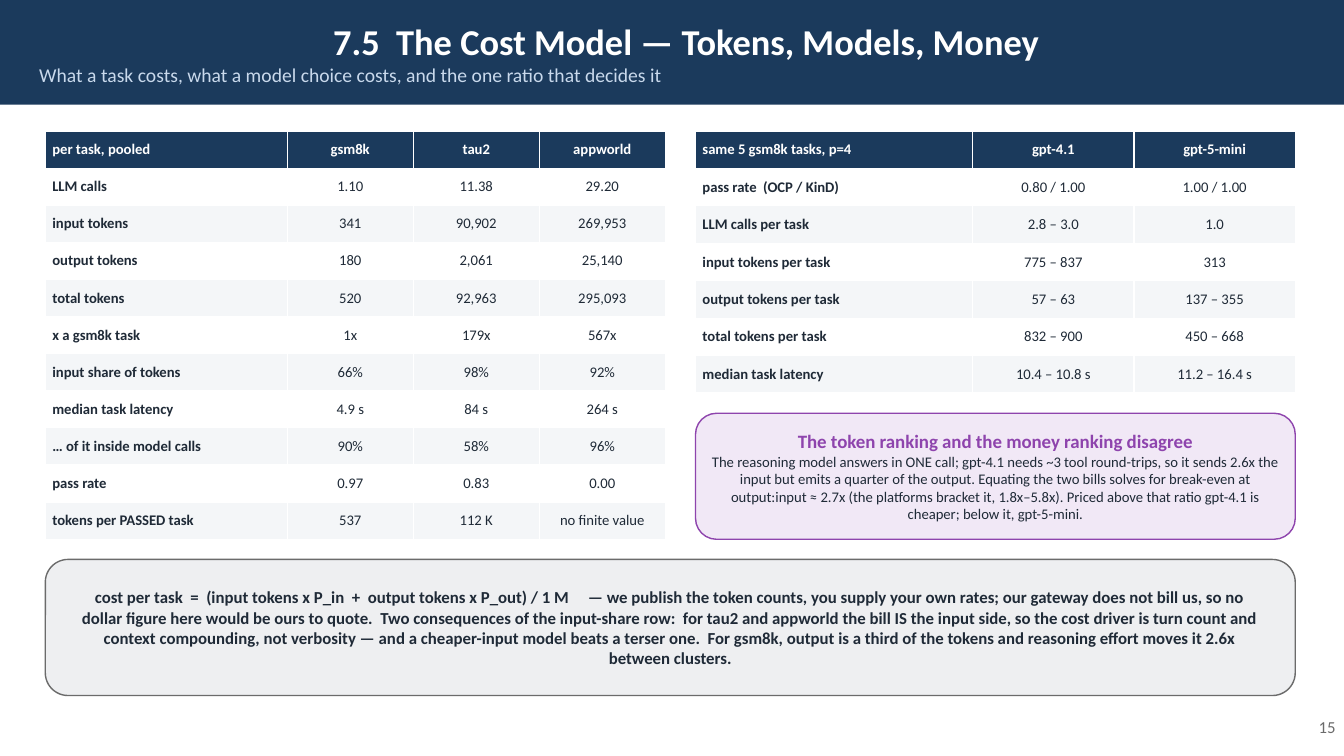
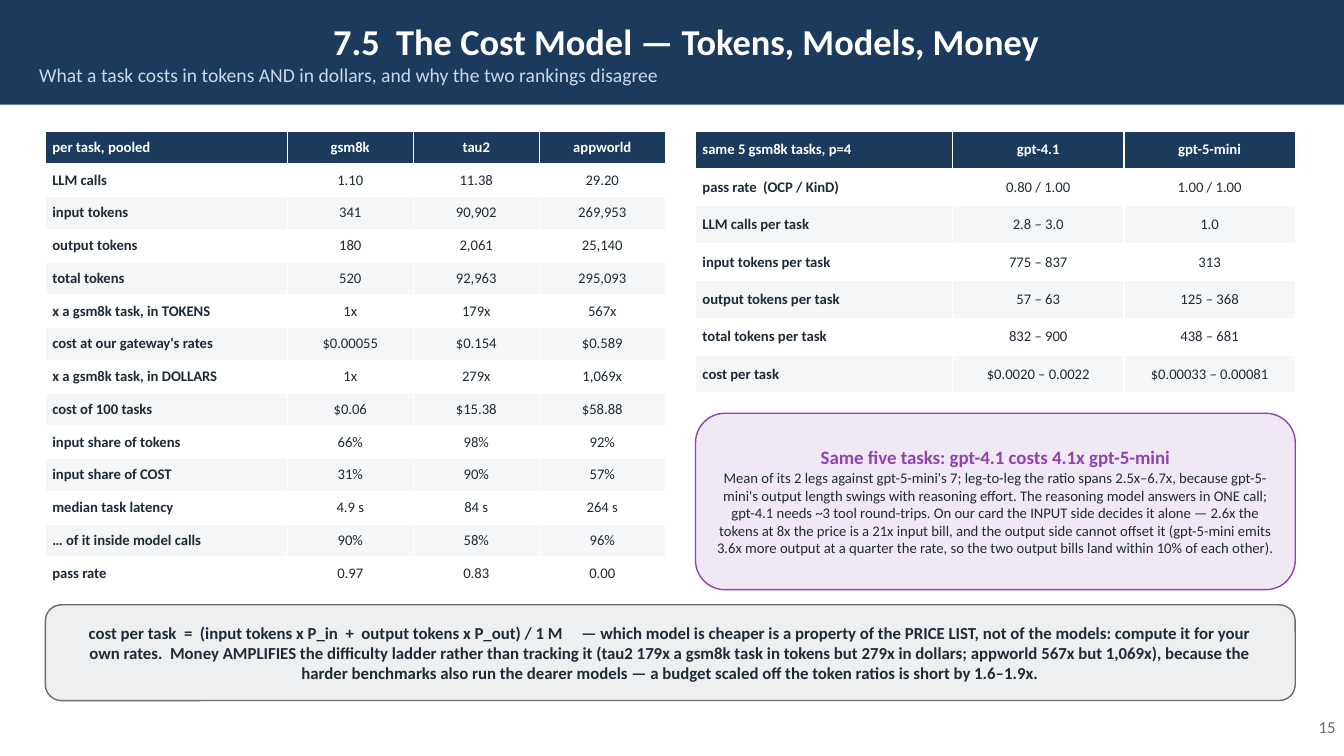
Before and after one commit to rossoctl/autobench, a slide deck: slide 15 of docs/AutoBench.pptx. Drawn at 1344x756 pixels with LibreOffice and Linux fonts; fonts in the diff are those of the drawing. Boxes give left, top, right and bottom in pixels: in the first picture for what was removed or moved away, otherwise in the second. Text is boxed around its words. In the diff, an @@ line names an element or a change of style, - is before the commit and + after.

```diff
--- a/docs/AutoBench.pptx
+++ b/docs/AutoBench.pptx
@@ text in rectangle at [39, 68, 657, 86]: text changed @@
-What a task costs, what a model choice costs, and the one ratio that decides it
+What a task costs in tokens AND in dollars, and why the two rankings disagree
@@ table at [45, 131, 665, 590] @@
-row 6: x a gsm8k task | 1x | 179x | 567x
+row 6: x a gsm8k task, in TOKENS | 1x | 179x | 567x
+row 7: cost at our gateway's rates | $0.00055 | $0.154 | $0.589
+row 8: x a gsm8k task, in DOLLARS | 1x | 279x | 1,069x
+row 9: cost of 100 tasks | $0.06 | $15.38 | $58.88
+row 11: input share of COST | 31% | 90% | 57%
-row 11: tokens per PASSED task | 537 | 112 K | no finite value
@@ table at [696, 131, 1296, 393] @@
-row 5, column 3: 137 – 355
+row 5, column 3: 125 – 368
-row 6, column 3: 450 – 668
+row 6, column 3: 438 – 681
-row 7: median task latency | 10.4 – 10.8 s | 11.2 – 16.4 s
+row 7: cost per task | $0.0020 – 0.0022 | $0.00033 – 0.00081
@@ rounded rectangle "Same five tasks: gpt-4.1 costs ...": place and size @@
-rounded rectangle "Same five tasks: gpt-4.1 costs ..." at [696, 413, 1296, 539]
+rounded rectangle "Same five tasks: gpt-4.1 costs ..." at [696, 413, 1296, 590]
@@ text in rounded rectangle at [717, 450, 1273, 556]: text changed @@
-The token ranking and the money ranking disagree
-The reasoning model answers in ONE call; gpt-4.1 needs ~3 tool round-trips, so it sends 2.6x the input but emits a quarter of the output. Equating the two bills solves for break-even at output:input ≈ 2.7x (the platforms bracket it, 1.8x–5.8x). Priced above that ratio gpt-4.1 is cheaper; below it, gpt-5-mini.
+Same five tasks: gpt-4.1 costs 4.1x gpt-5-mini
+Mean of its 2 legs against gpt-5-mini's 7; leg-to-leg the ratio spans 2.5x–6.7x, because gpt-5-mini's output length swings with reasoning effort. The reasoning model answers in ONE call; gpt-4.1 needs ~3 tool round-trips. On our card the INPUT side decides it alone — 2.6x the tokens at 8x the price is a 21x input bill, and the output side cannot offset it (gpt-5-mini emits 3.6x more output at a quarter the rate, so the two output bills land within 10% of each other).
@@ rounded rectangle "cost per task = (input ...": place and size @@
-rounded rectangle "cost per task = (input ..." at [45, 560, 1296, 696]
+rounded rectangle "cost per task = (input ..." at [45, 605, 1296, 701]
@@ text in rounded rectangle at [89, 626, 1250, 682]: text changed @@
-cost per task = (input tokens x P_in + output tokens x P_out) / 1 M — we publish the token counts, you supply your own rates; our gateway does not bill us, so no dollar figure here would be ours to quote. Two consequences of the input-share row: for tau2 and appworld the bill IS the input side, so the cost driver is turn count and context compounding, not verbosity — and a cheaper-input model beats a terser one. For gsm8k, output is a third of the tokens and reasoning effort moves it 2.6x between clusters.
+cost per task = (input tokens x P_in + output tokens x P_out) / 1 M — which model is cheaper is a property of the PRICE LIST, not of the models: compute it for your own rates. Money AMPLIFIES the difficulty ladder rather than tracking it (tau2 179x a gsm8k task in tokens but 279x in dollars; appworld 567x but 1,069x), because the harder benchmarks also run the dearer models — a budget scaled off the token ratios is short by 1.6–1.9x.
```
Also in this commit, not shown: 9 other slides changed, 1 slide added, 6 other files.
